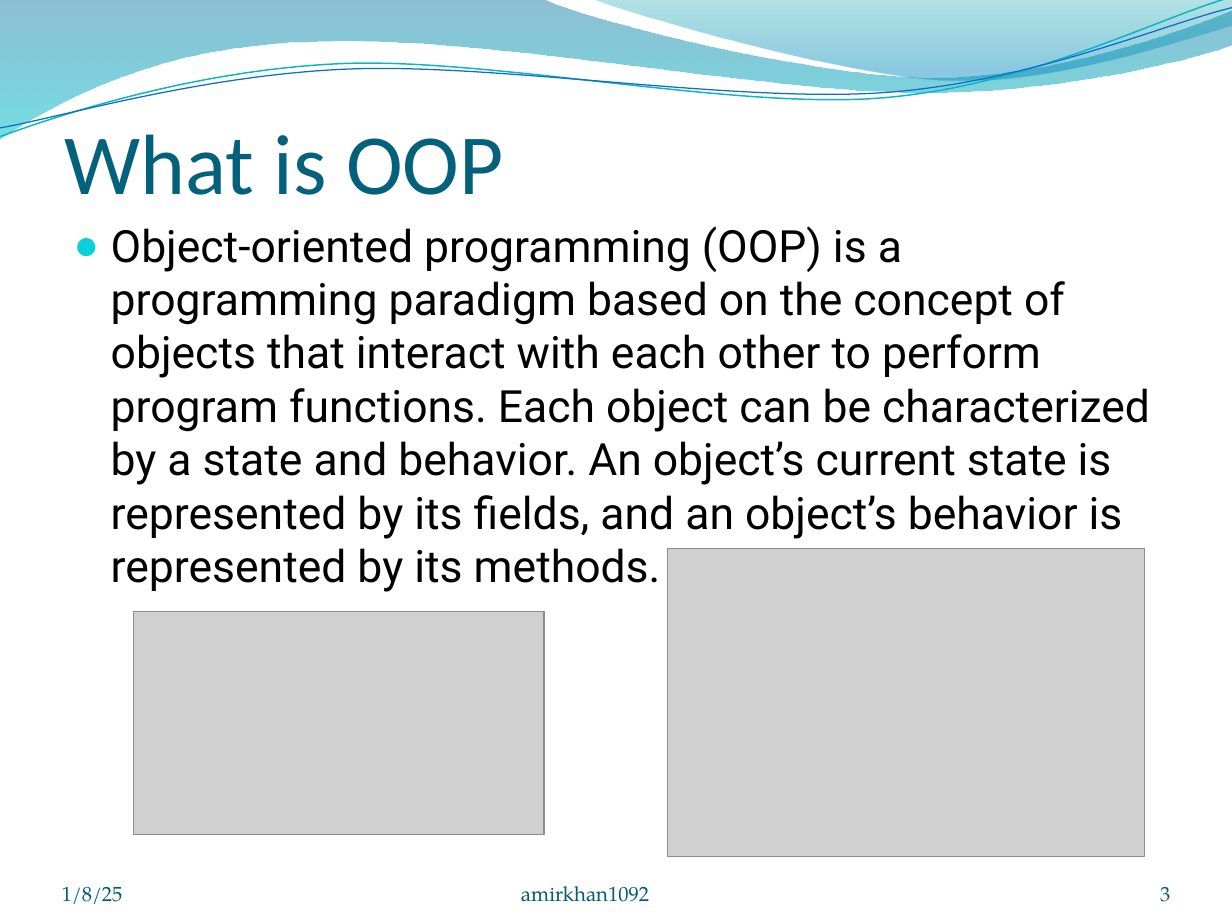
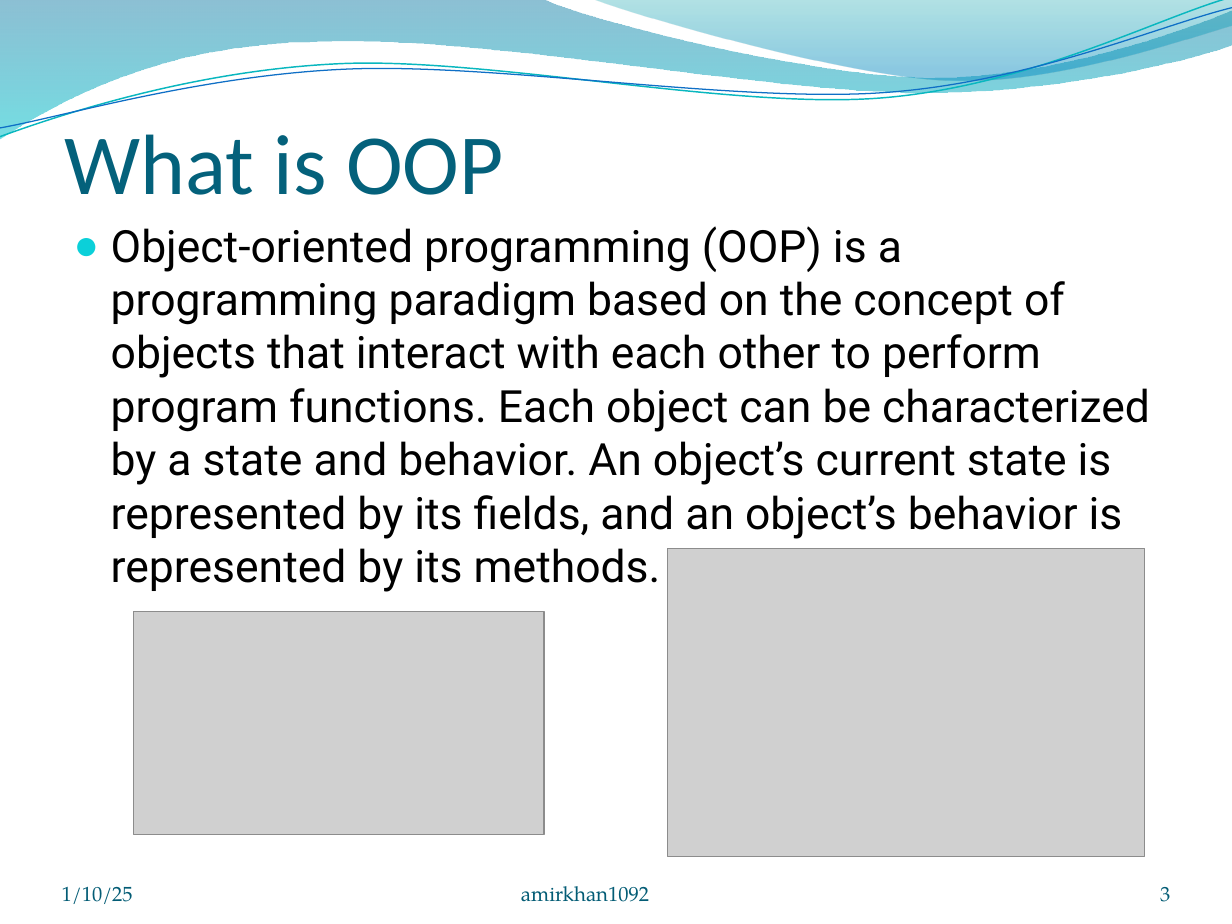
Before and after one commit to 0xarchit/python-oop, a slide deck: slide 3 of PPT/oopinpyhtonupdated.pptx. Drawn at 1232x924 pixels with LibreOffice and Linux fonts; fonts in the diff are those of the drawing; grey boxes stand for pictures; background and template pictures are left out. Boxes give left, top, right and bottom in pixels: in the first picture for what was removed or moved away, otherwise in the second. Text is boxed around its words. In the diff, an @@ line names an element or a change of style, - is before the commit and + after.

```diff
--- a/PPT/oopinpyhtonupdated.pptx
+++ b/PPT/oopinpyhtonupdated.pptx
@@ text at [62, 887, 133, 904]: text changed @@
-1/8/25
+1/10/25
```
Also in this commit, not shown: 20 other slides changed, 11 other files.
